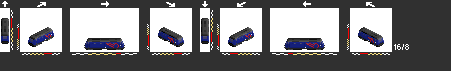
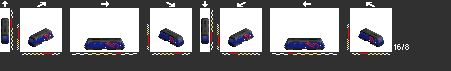
Comparing the layer stacks of the two (451, 71) images. Changes:
painted on "Layer 0" over (41, 27, 374, 44)
